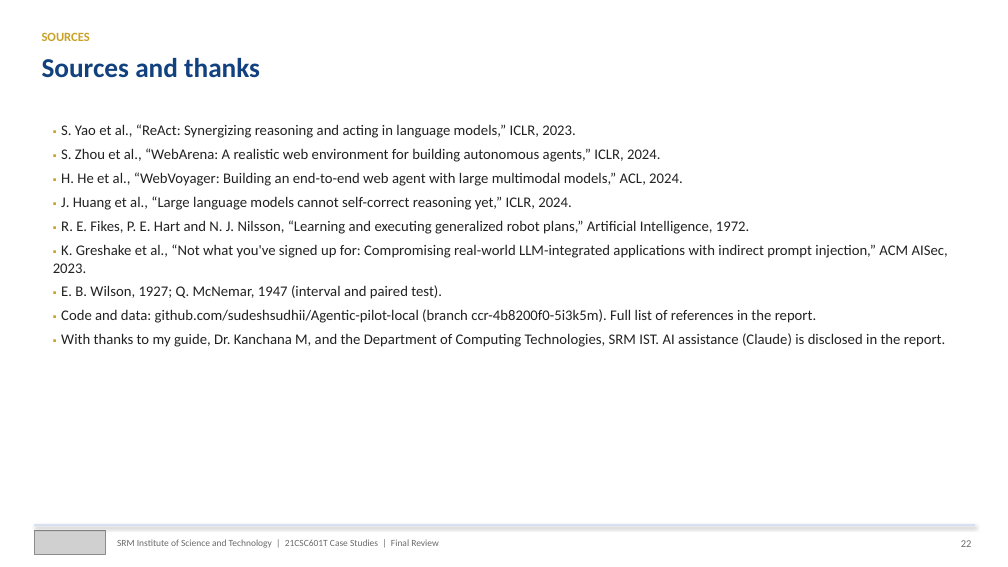
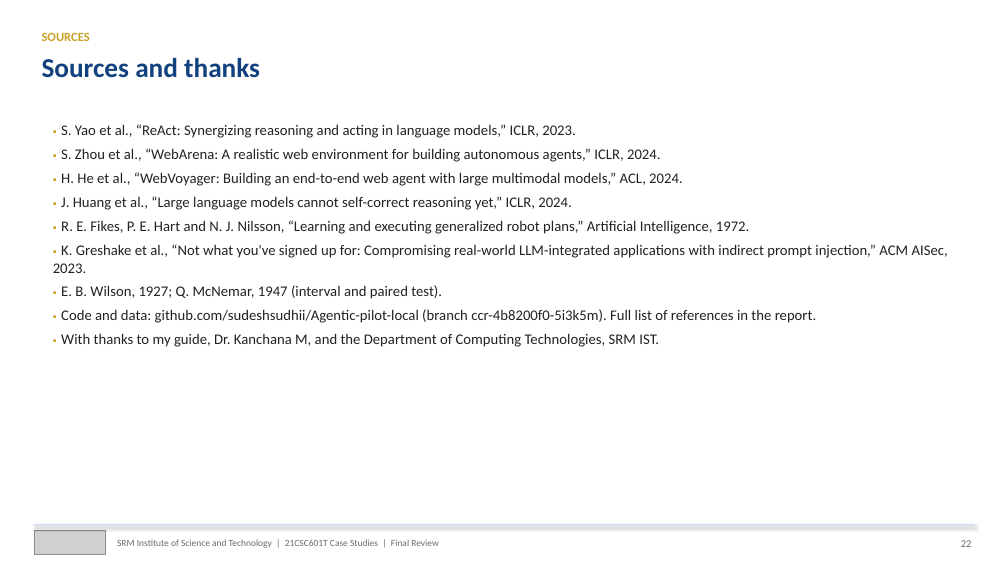
Before and after one commit to sudeshsudhii/Agentic-pilot-local, a slide deck: slide 22 of presentation/Agentic_Pilot_Final_Review.pptx. Drawn at 1008x567 pixels with LibreOffice and Linux fonts; fonts in the diff are those of the drawing; grey boxes stand for pictures. Boxes give left, top, right and bottom in pixels: in the first picture for what was removed or moved away, otherwise in the second. Text is boxed around its words. In the diff, an @@ line names an element or a change of style, - is before the commit and + after.

```diff
--- a/presentation/Agentic_Pilot_Final_Review.pptx
+++ b/presentation/Agentic_Pilot_Final_Review.pptx
@@ text at (61, 333, 659, 347): text changed @@
-▪ With thanks to my guide, Dr. Kanchana M, and the Department of Computing Technologies, SRM IST. AI assistance (Claude) is disclosed in the report.
+▪ With thanks to my guide, Dr. Kanchana M, and the Department of Computing Technologies, SRM IST.
```
Also in this commit, not shown: 11 other files.
